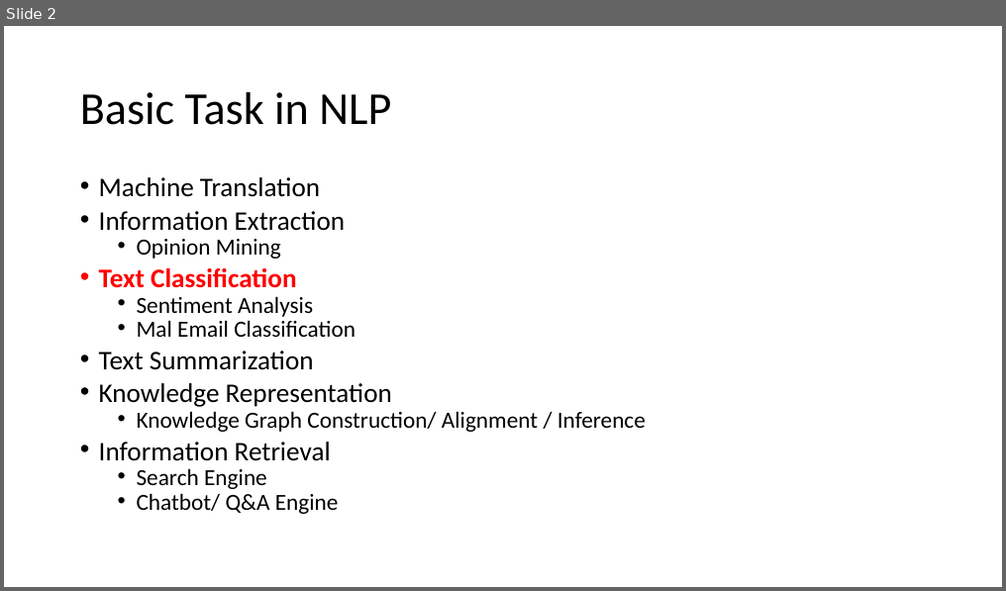
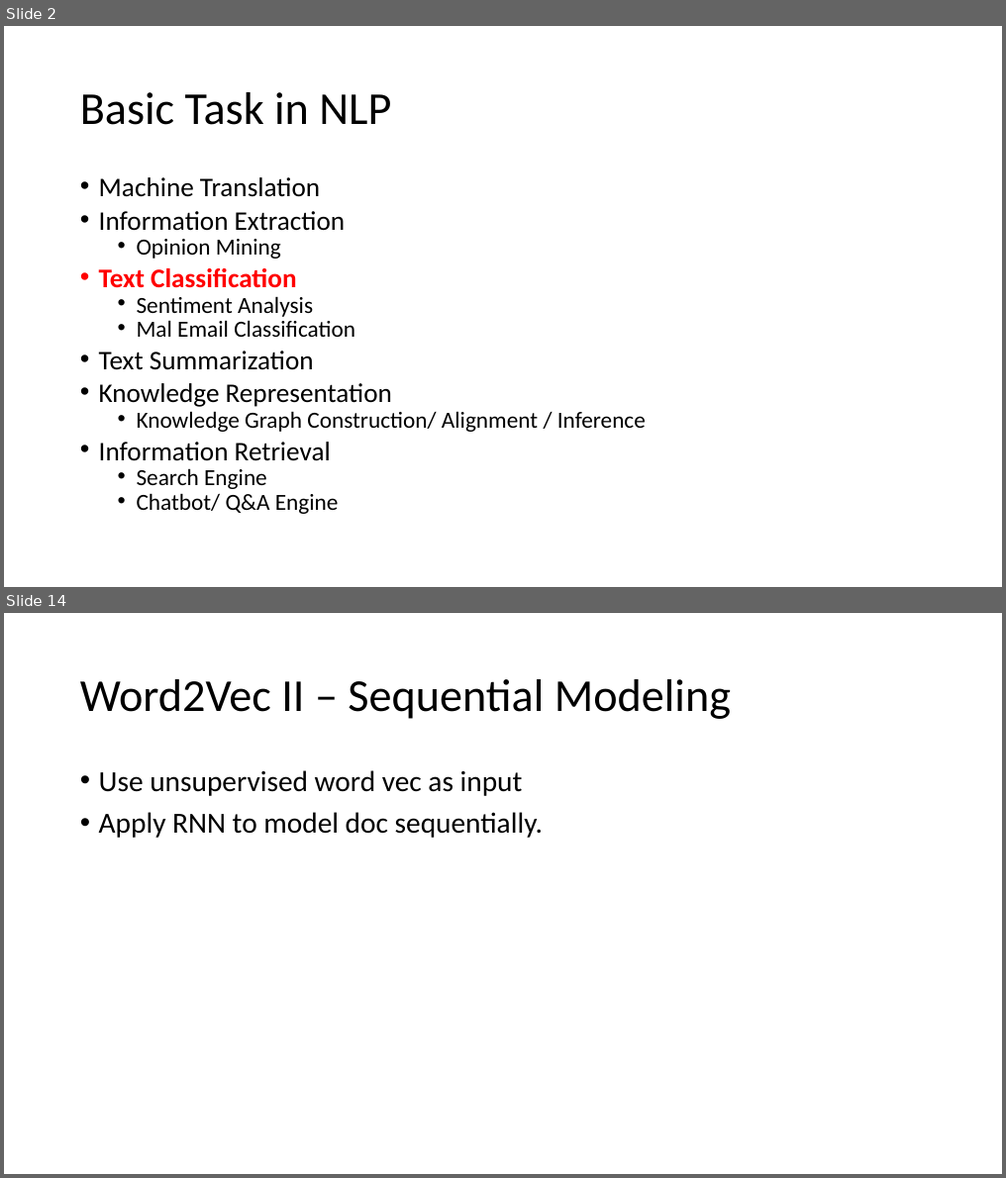
Before and after one commit to jirachikai/nlp-tutorial, a slide deck: slides.pptx. Shown one above the other, each under a label of ours: slide 2 before the commit, slides 2 and 14 after it; the slides between them are not shown. The pictures are 1006x591 and 1006x1178 pixels, drawn with LibreOffice and Linux fonts; fonts in the diff are those of the drawing. Boxes give left, top, right and bottom in pixels: in the first picture for what was removed or moved away, otherwise in the second. Text is boxed around its words. In the diff, an @@ line names an element or a change of style, - is before the commit and + after.

```diff
--- a/slides.pptx
+++ b/slides.pptx
@@ slide 14 added at bbox=[4, 613, 1002, 1174], background #FFFFFF @@
@@ title added at bbox=[80, 679, 731, 719], 44 pt, text #000000 @@
+Word2Vec II – Sequential Modeling
@@ text added at bbox=[99, 770, 543, 838], 28 pt, text #000000 @@
+• Use unsupervised word vec as input
+• Apply RNN to model doc sequentially.
```
Also in this commit, not shown: 4 slides changed, 8 other slides added, 1 slide removed, 3 other files.
